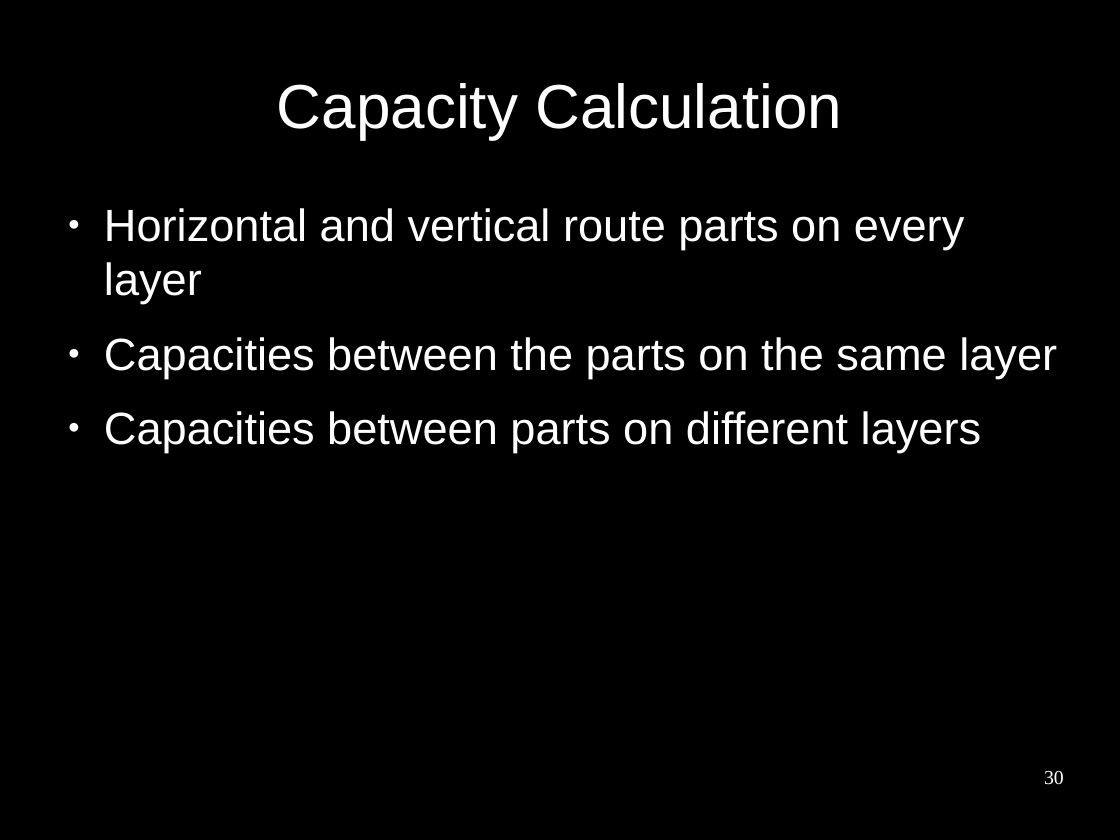
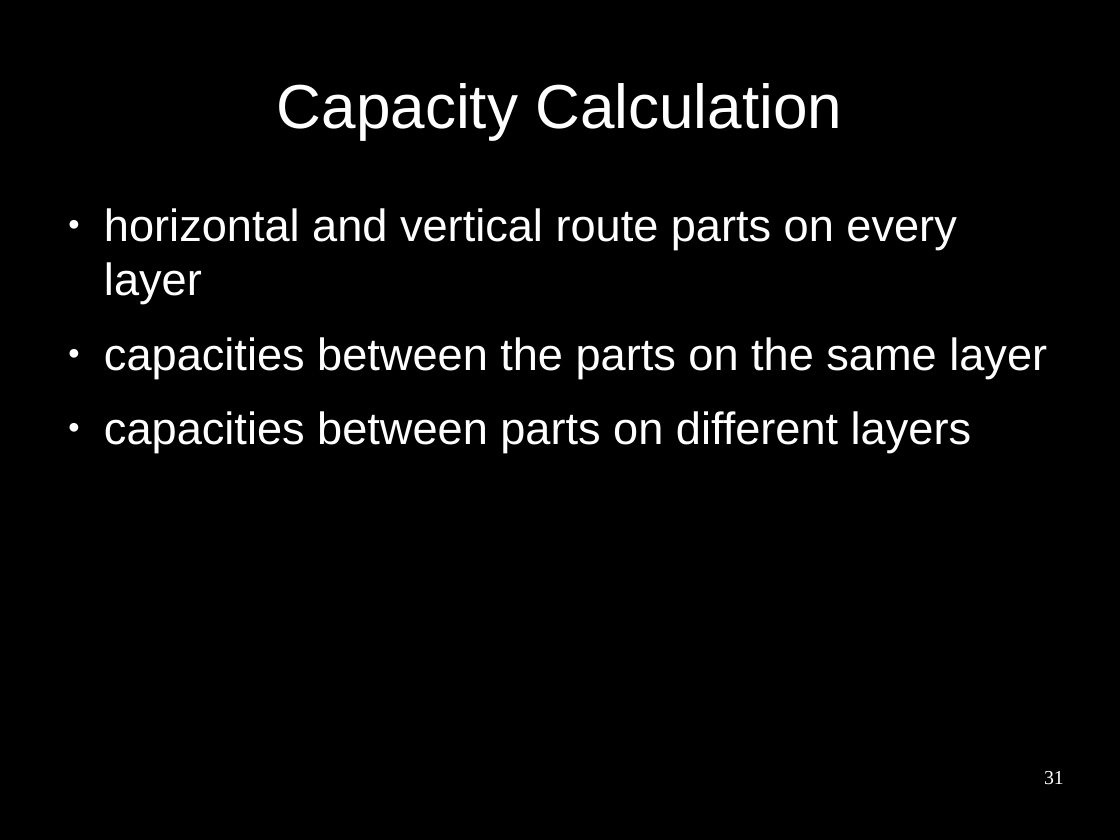
Before and after one commit to benediktibk/bachelorthesis, a slide deck: slide 31 of presentation.odp (slide 30 before the commit). Drawn at 1120x840 pixels with LibreOffice and Linux fonts; fonts in the diff are those of the drawing; background and template pictures are left out. Boxes give left, top, right and bottom in pixels: in the first picture for what was removed or moved away, otherwise in the second. Text is boxed around its words. In the diff, an @@ line names an element or a change of style, - is before the commit and + after.

Commit message:
fixed presentation

```diff
--- a/presentation.odp
+++ b/presentation.odp
@@ text at (104, 208, 1047, 452): text changed @@
-● Horizontal and vertical route parts on every layer
-● Capacities between the parts on the same layer
-● Capacities between parts on different layers
+● horizontal and vertical route parts on every layer
+● capacities between the parts on the same layer
+● capacities between parts on different layers
@@ page number at (1044, 771, 1064, 785): text changed @@
-30
+31
```
Also in this commit, not shown: 21 other slides changed, 2 slides added.
